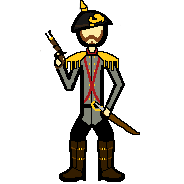
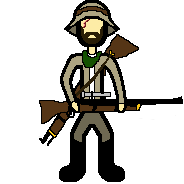
Two versions of the same layered image (184x184). Layer-by-layer changes:
added group "hunter" with 9 layers above "evangelist" over [37,0,183,181]
added layer "hunter #1" in group "hunter" over [37,0,183,181]
hid group "major" (22 layers) over [40,0,140,181]
hid "german major #0" over [40,0,140,181]
